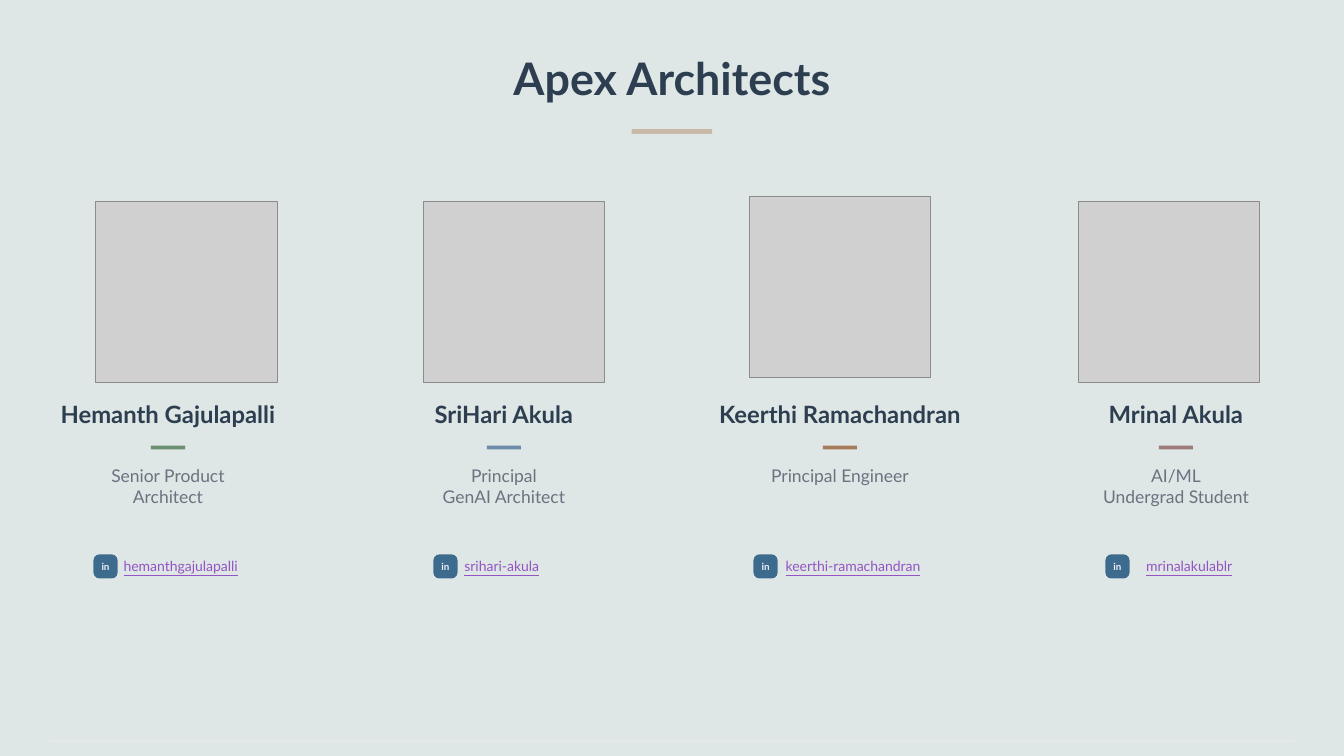
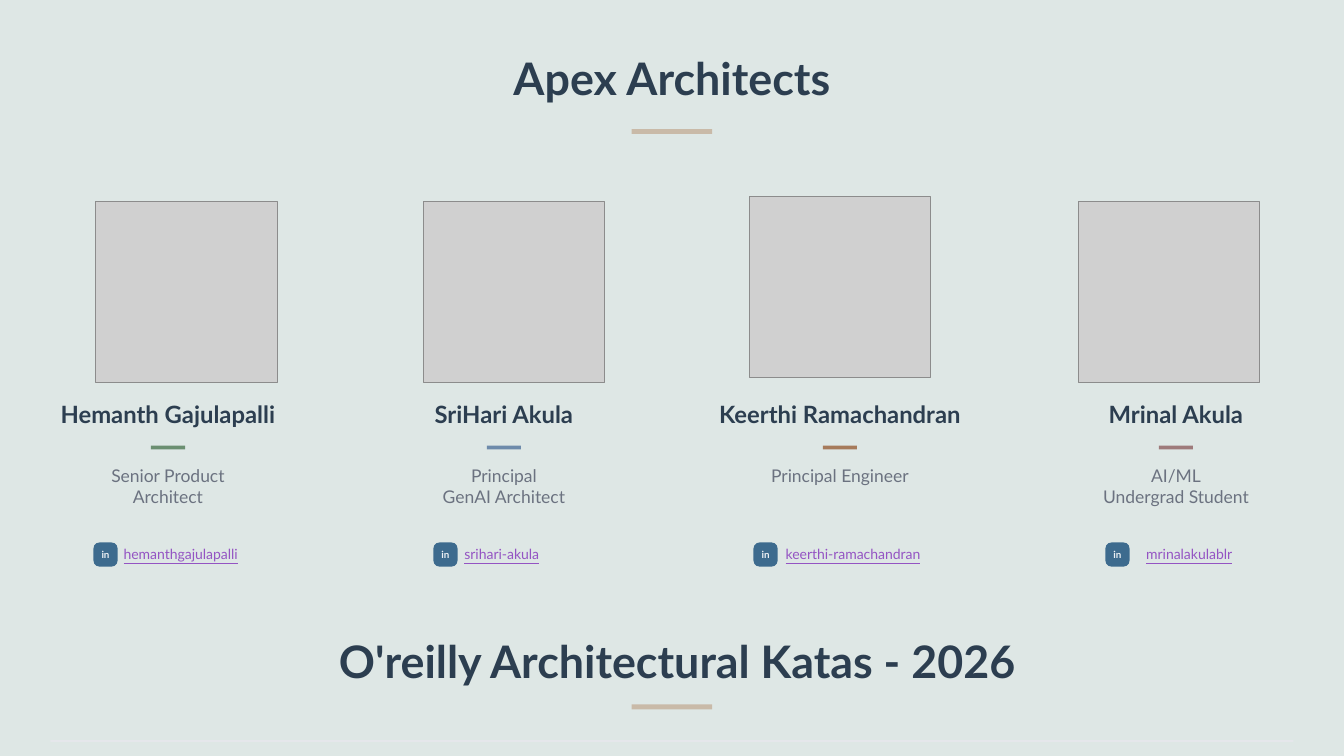
Before and after one commit to hemanthGajulapalli/apexarc2026, a slide deck: slide 1 of assets/Meet_Team_Apex_Architects.pptx. Drawn at 1344x756 pixels with LibreOffice and Linux fonts; fonts in the diff are those of the drawing; grey boxes stand for pictures. Boxes give left, top, right and bottom in pixels: in the first picture for what was removed or moved away, otherwise in the second. Text is boxed around its words. In the diff, an @@ line names an element or a change of style, - is before the commit and + after.

```diff
--- a/assets/Meet_Team_Apex_Architects.pptx
+++ b/assets/Meet_Team_Apex_Architects.pptx
@@ 4 rounded rectangles, 4 texts: place and size @@
-4 rounded rectangles, 4 texts at (94,555,1232,579)
+4 rounded rectangles, 4 texts at (94,542,1232,567)
@@ text added at (339,644,1015,686), 32 pt, text #2C3E50, bold @@
+O'reilly Architectural Katas - 2026
@@ rectangle added at (632,705,713,710), fill #C9BAA8 @@
```
